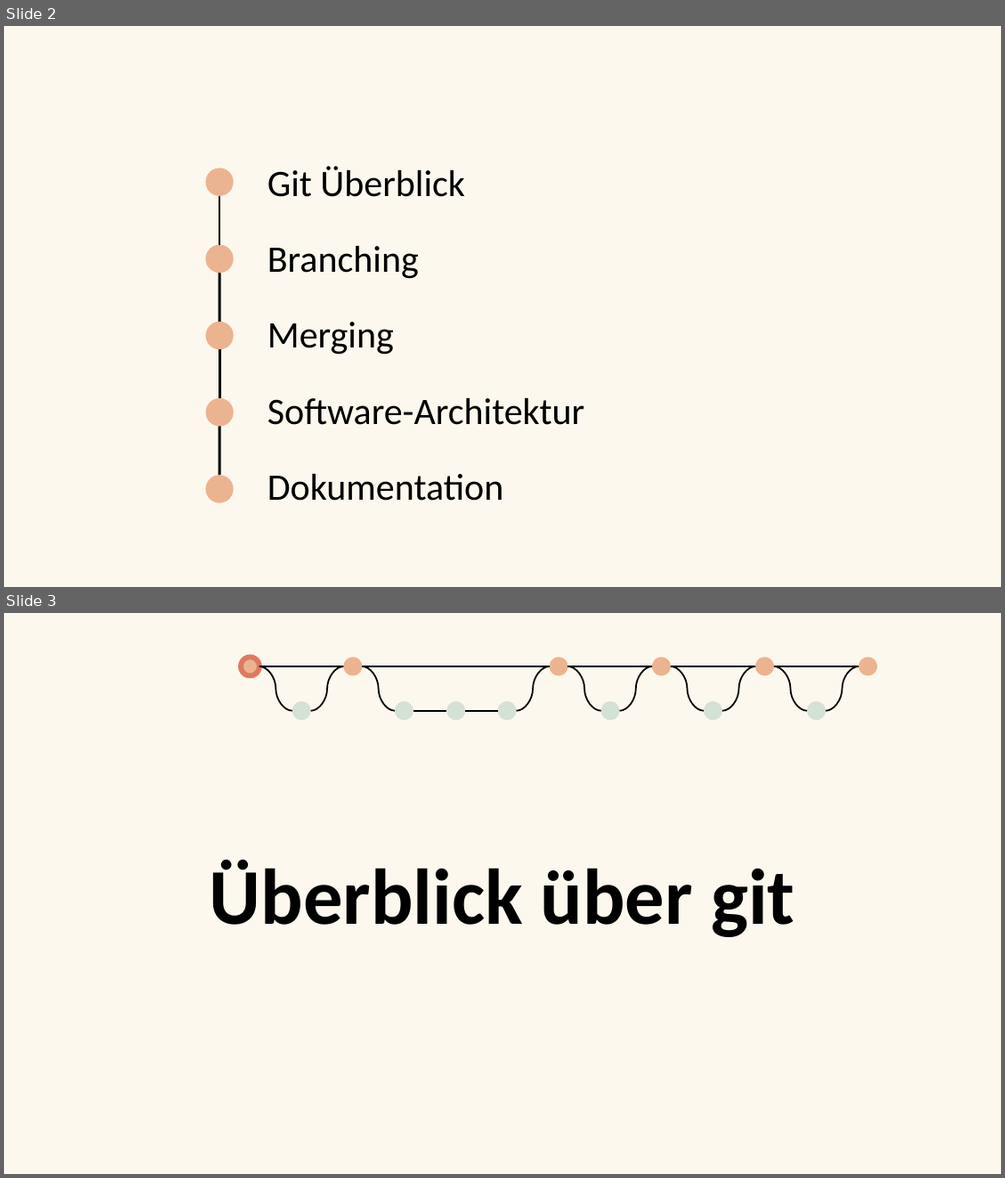
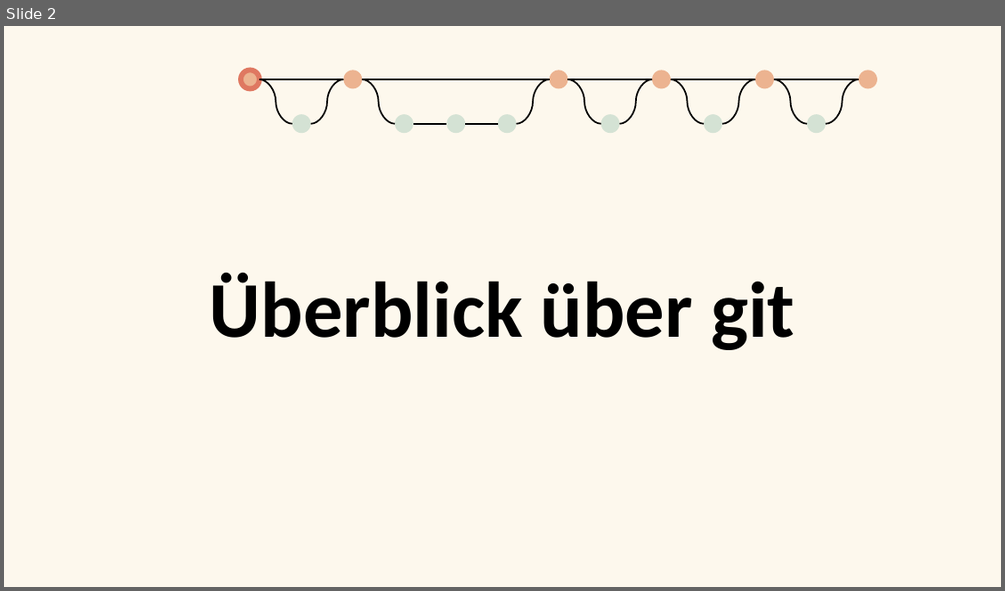
Before and after one commit to coloph0nius/SWEN, a slide deck: GITDesign.pptx. Shown one above the other, each under a label of ours: slides 2 and 3 before the commit, slide 2 after it. The pictures are 1005x1178 and 1005x591 pixels, drawn with LibreOffice and Linux fonts; fonts in the diff are those of the drawing; background and template pictures are left out. Boxes give left, top, right and bottom in pixels: in the first picture for what was removed or moved away, otherwise in the second. Text is boxed around its words. In the diff, an @@ line names an element or a change of style, - is before the commit and + after.

```diff
--- a/GITDesign.pptx
+++ b/GITDesign.pptx
@@ slide 2 removed at (x1=4, y1=26, x2=1001, y2=587), background #FDF8ED @@
@@ ellipse removed at (x1=206, y1=168, x2=234, y2=197) @@
@@ text removed at (x1=267, y1=166, x2=465, y2=197) @@
-Git Überblick
@@ line removed from (219, 196) to (219, 244) @@
@@ ellipse removed at (x1=206, y1=244, x2=234, y2=273) @@
@@ text removed at (x1=267, y1=246, x2=419, y2=279) @@
-Branching
@@ line removed from (219, 273) to (219, 321) @@
@@ ellipse removed at (x1=206, y1=321, x2=234, y2=350) @@
@@ text removed at (x1=267, y1=321, x2=394, y2=354) @@
-Merging
@@ line removed from (219, 350) to (219, 398) @@
@@ ellipse removed at (x1=206, y1=398, x2=234, y2=426) @@
@@ text removed at (x1=267, y1=398, x2=584, y2=425) @@
-Software-Architektur
@@ line removed from (219, 426) to (219, 475) @@
@@ ellipse removed at (x1=206, y1=475, x2=234, y2=503) @@
@@ text removed at (x1=267, y1=474, x2=504, y2=500) @@
-Dokumentation
@@ what was slide 3 is now slide 2 @@
```
Also in this commit, not shown: 2 slides changed, 13 slides added, 6 other slides removed, 1 other file.
